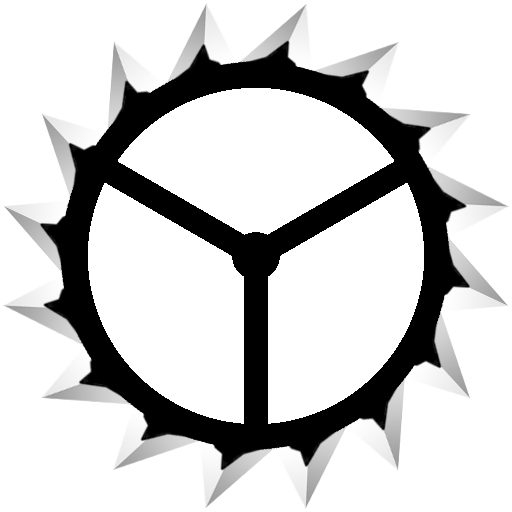
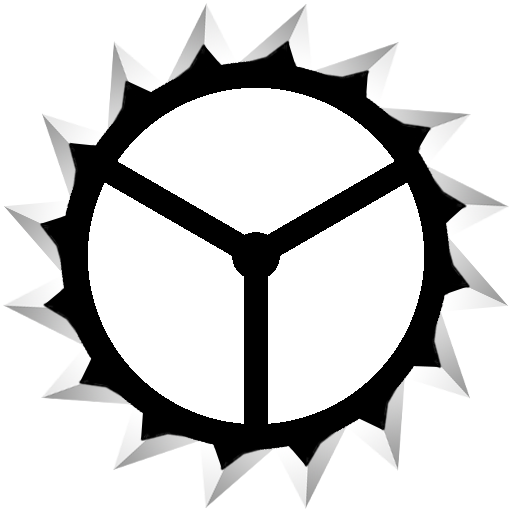
Comparing the layer stacks of the two 512 x 512 images. Changes:
added layer "Фигура 16" above "Слой 0 copy 6" over [40, 41, 468, 469]
